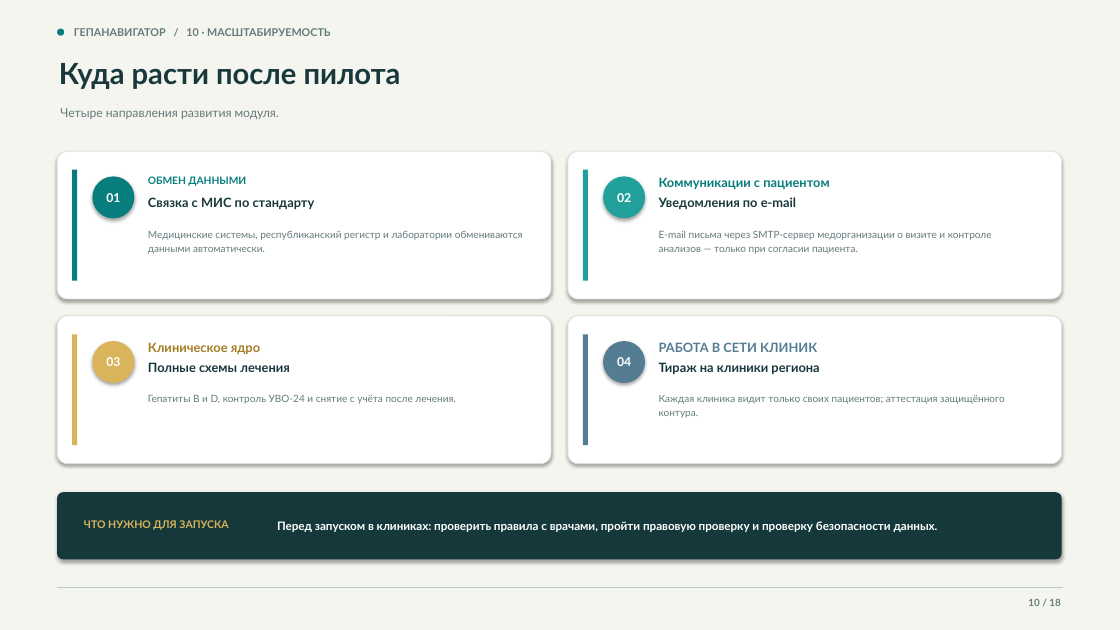
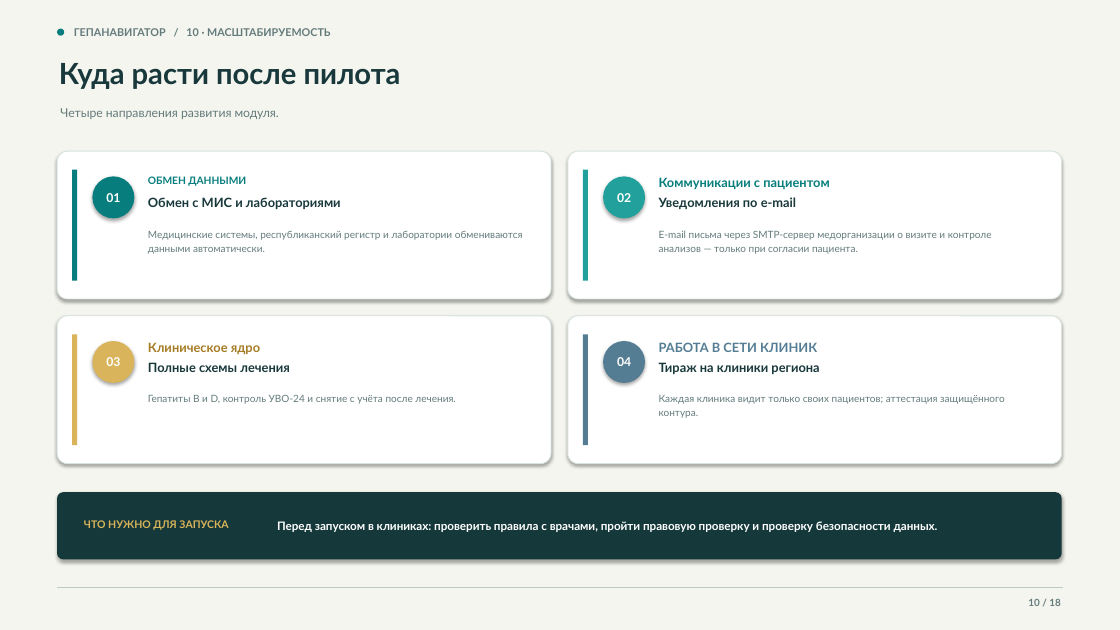
Before and after one commit to devenportg/GepaNavigator, a slide deck: slide 10 of deliverables/GepaNavigator_release.pptx. Drawn at 1120x630 pixels with LibreOffice and Linux fonts; fonts in the diff are those of the drawing. Boxes give left, top, right and bottom in pixels: in the first picture for what was removed or moved away, otherwise in the second. Text is boxed around its words. In the diff, an @@ line names an element or a change of style, - is before the commit and + after.

```diff
--- a/deliverables/GepaNavigator_release.pptx
+++ b/deliverables/GepaNavigator_release.pptx
@@ text at [148, 197, 341, 209]: text changed @@
-Связка с МИС по стандарту
+Обмен с МИС и лабораториями
```
Also in this commit, not shown: 12 other slides changed, 2 other files.
